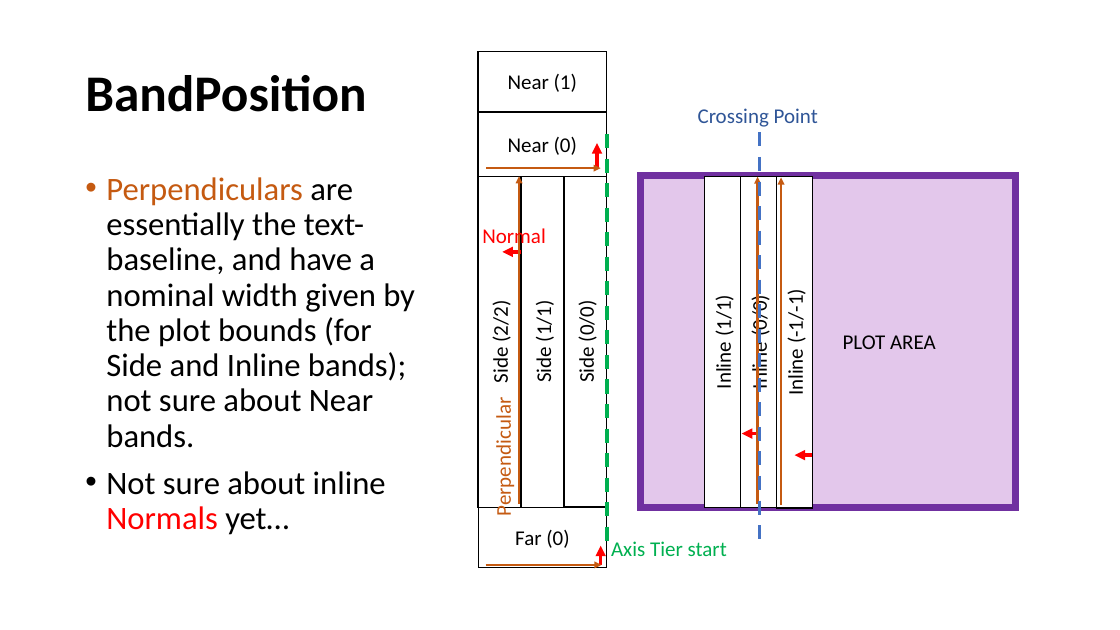
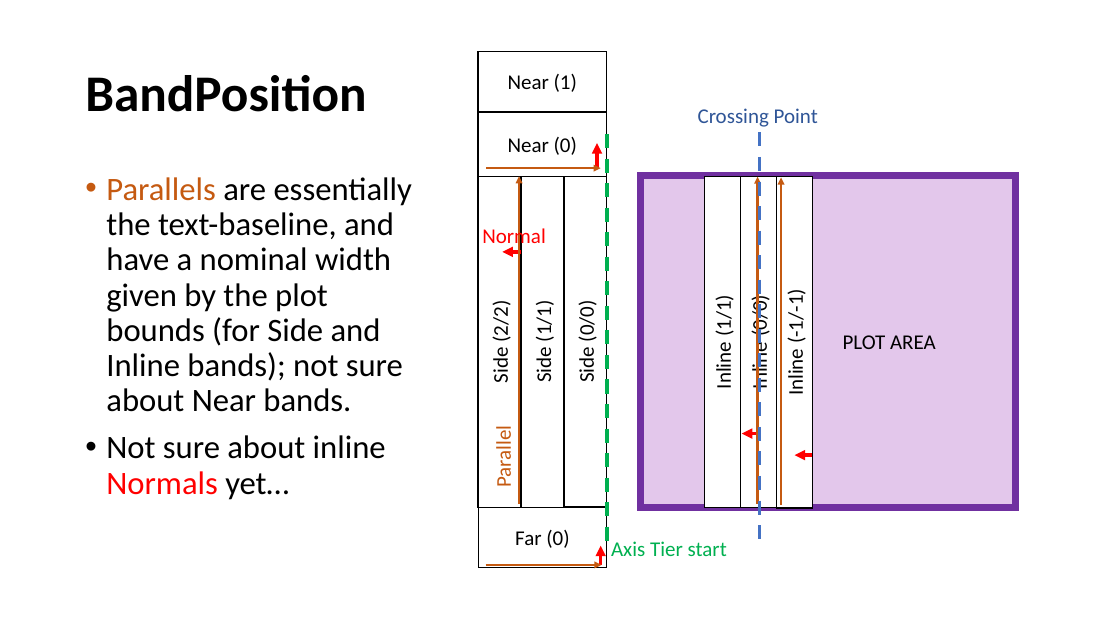
Before and after one commit to VisualMelon/oxyplot, a slide deck: slide 14 of Source/OxyPlot/Axes/ComposableAxis/Composable Axis.pptx. Drawn at 1120x630 pixels with LibreOffice and Linux fonts; fonts in the diff are those of the drawing. Boxes give left, top, right and bottom in pixels: in the first picture for what was removed or moved away, otherwise in the second. Text is boxed around its words. In the diff, an @@ line names an element or a change of style, - is before the commit and + after.

```diff
--- a/Source/OxyPlot/Axes/ComposableAxis/Composable Axis.pptx
+++ b/Source/OxyPlot/Axes/ComposableAxis/Composable Axis.pptx
@@ text at bbox=[106, 177, 412, 412]: text changed @@
-• Perpendiculars are essentially the text-baseline, and have a nominal width given by the plot bounds (for Side and Inline bands); not sure about Near bands.
+• Parallels are essentially the text-baseline, and have a nominal width given by the plot bounds (for Side and Inline bands); not sure about Near bands.
@@ text at bbox=[491, 431, 517, 485]: text changed @@
-Perpendicular
+Parallel
```
Also in this commit, not shown: 5 other slides changed, 6 other files.
